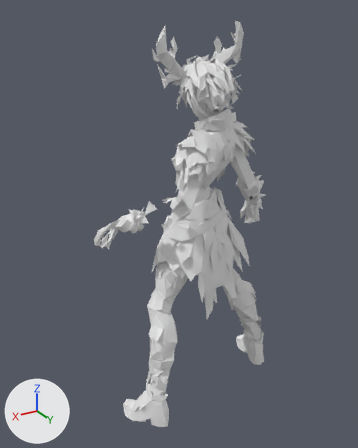
Before and after pictures for a commit that changed the glTF model dungeon-hold/parts/assets/witch.glb.
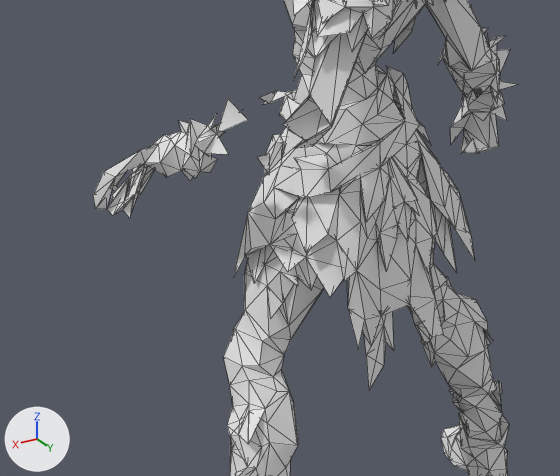
There are two pictures of each version: one whole from a camera (50 mm lens) standing at (0.981, 1.588, 0.805) and looking at (-0.052, -0.134, -0.056), one close up on the part from 16% to 80% of the width and 36% to 79% of the height. Lighting does not change. The marker at lower left points along +X, +Y and +Z. The older version's two pictures come first. The close-ups show mesh edges as thin lines. Where no turn or scale is listed for an object, it has been applied to the vertices. Vertices at exactly the same position are counted once.

In view in the first close-up: 'char1'.
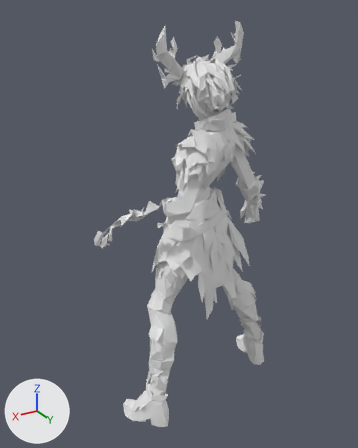
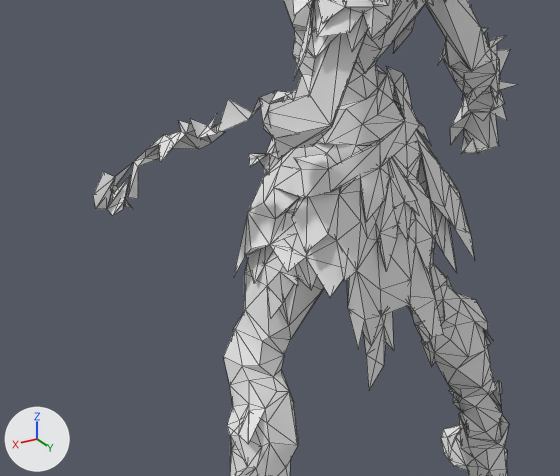
The newer file is also turned or shifted as a whole; pictures and numbers use the older file's frame.

Pixel boxes [x1, y1, x2, y2] of what changed, in the close-ups (560 x 476 px):
part 1 of me_mesh_0, reshaped: before [104, 120, 228, 218]; after [112, 95, 330, 209]

The change, as a list of edits to the scene's bpy script:
```text
Change me_mesh_0:
    used by ob_char1; location = (0.0, 0.0, 0.0)
    remove me_mesh_0.from_pydata(...)  # 1656 vertices, 3366 faces; spans x -0.58..0.32, y -0.26..0.11, z -0.93..0.77
    add me_mesh_0.from_pydata(...)  # 1641 vertices, 3341 faces; spans x -0.58..0.32, y -0.26..0.11, z -0.93..0.77
    me_mesh_0 part 1
    28 vertices are removed from x 0.15..0.28, y -0.18..-0.01, z -0.11..0.06
    59 faces are deleted
    13 vertices are added at x 0.07..0.25, y -0.24..0.07, z -0.13..0.11
    34 new faces join them
```
